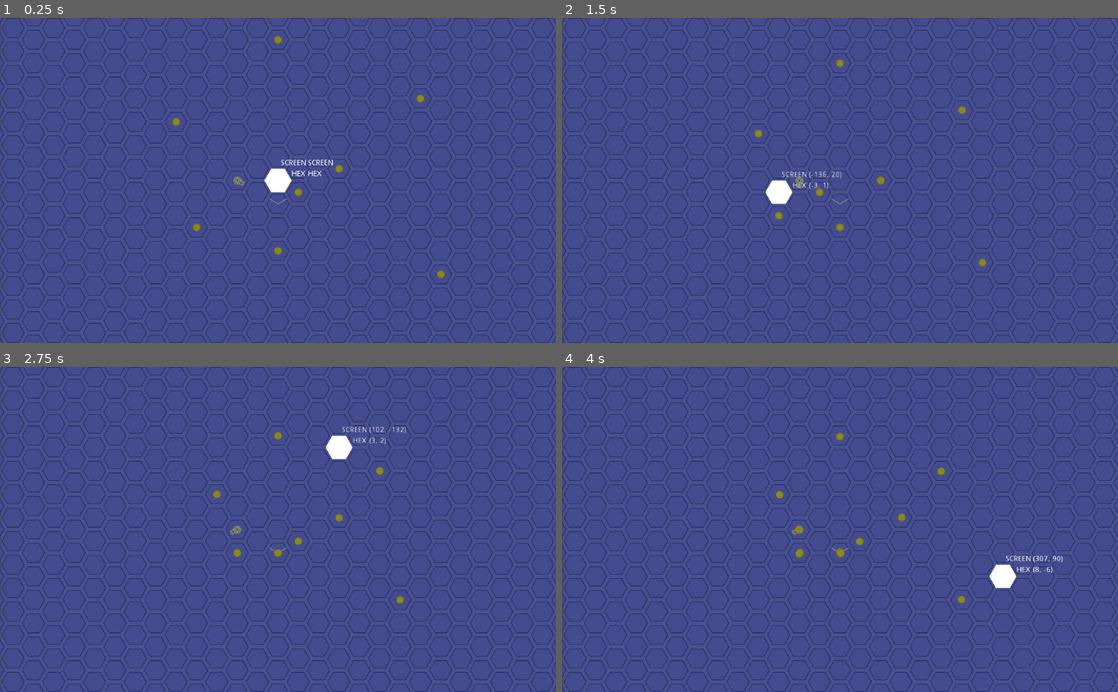
Above: before the commit, frames 1-4 (two rows, left to right).
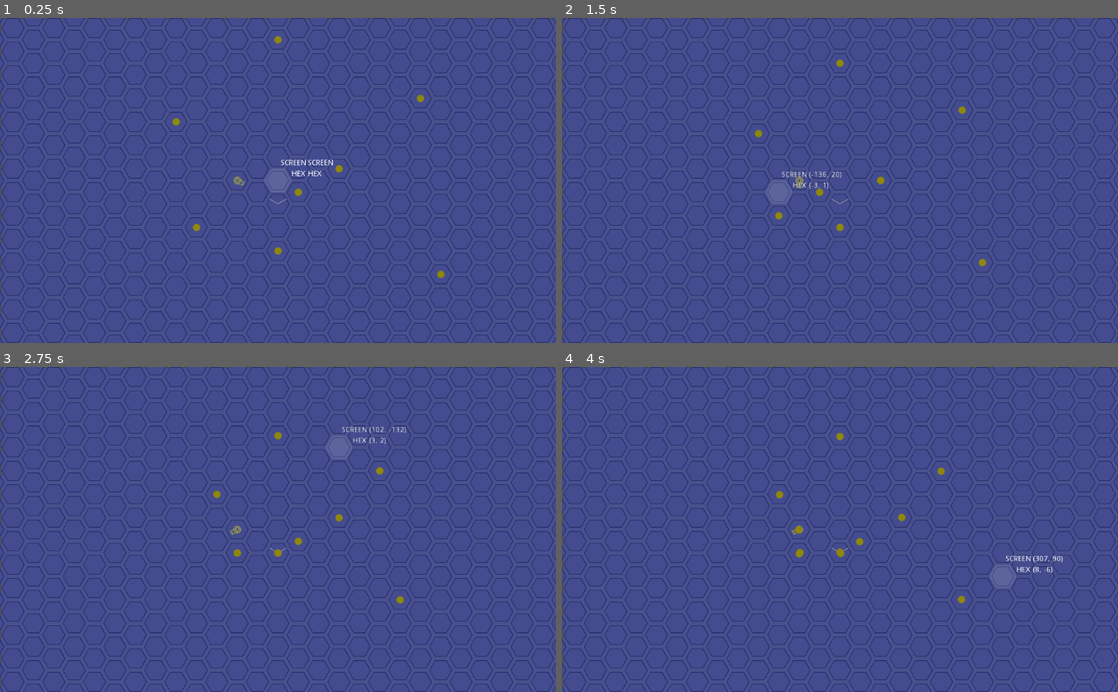
Above: after the commit, the same moments.

Repository: dareludum/ld45
Game: Godot game, scene res://Main.tscn
Same seed, same stepped clock (60 frames per second), same inputs: the game is played once before the commit and once after it.
Inputs (mouse positions are in pixels of both pictures, inside the frame that each line leads up to):
- Up to frame 1 (0.25 s): no input
- Up to frame 2 (1.5 s): tap Enter at 0.5 s; move the mouse to (962, 164) at 0.52 s; click (962, 164) at 0.67 s; tap Space at 0.77 s; drag from (728, 196) to (840, 180) at 1.27 s
- Up to frame 3 (2.75 s): move the mouse to (333, 458) at 2.02 s; click (333, 458) at 2.17 s
- Up to frame 4 (4 s): tap Space at 2.75, 3.77 s; drag from (812, 594) to (673, 480) at 2.77 s; tap Enter at 3.5 s; move the mouse to (1006, 578) at 3.52 s; click (1006, 578) at 3.67 s

The runs differ from the first frame. In frame 1, 0.3% of the frame differs, in the area x 47-53%, y 46-54%; in frame 2, 0.3%; in frame 3, 0.3%; in frame 4, 0.3%, in the area x 76-82%, y 60-69%.

Commit message:
Make the highlight translucent

Diff:
--- a/Main.tscn
+++ b/Main.tscn
@@ -6,7 +6,7 @@
 [sub_resource type="RectangleShape2D" id=1]
 extents = Vector2( 512, 300 )
 
-[node name="2D Demo" type="Node"]
+[node name="Main" type="Node"]
 
 [node name="Area2D" type="Area2D" parent="."]
 position = Vector2( 512, 300 )
@@ -16,7 +16,7 @@
 position = Vector2( 0.237854, 0 )
 shape = SubResource( 1 )
 
-[node name="Sprite" type="Sprite" parent="Area2D"]
+[node name="Background" type="Sprite" parent="Area2D"]
 self_modulate = Color( 0.286275, 0.317647, 0.560784, 1 )
 position = Vector2( 0.831848, 1.16791 )
 scale = Vector2( 102.243, 59.8968 )
@@ -25,6 +25,7 @@
 [node name="BackgroundCellHolder" type="Node2D" parent="Area2D"]
 
 [node name="Highlight" type="Polygon2D" parent="Area2D"]
+color = Color( 1, 1, 1, 0.12549 )
 polygon = PoolVector2Array( -12.5, 21.6506, 12.5, 21.6506, 25, 0, 12.5, -21.6506, -12.5, -21.6506, -25, 0 )
 
 [node name="Label" type="Label" parent="Area2D/Highlight"]
